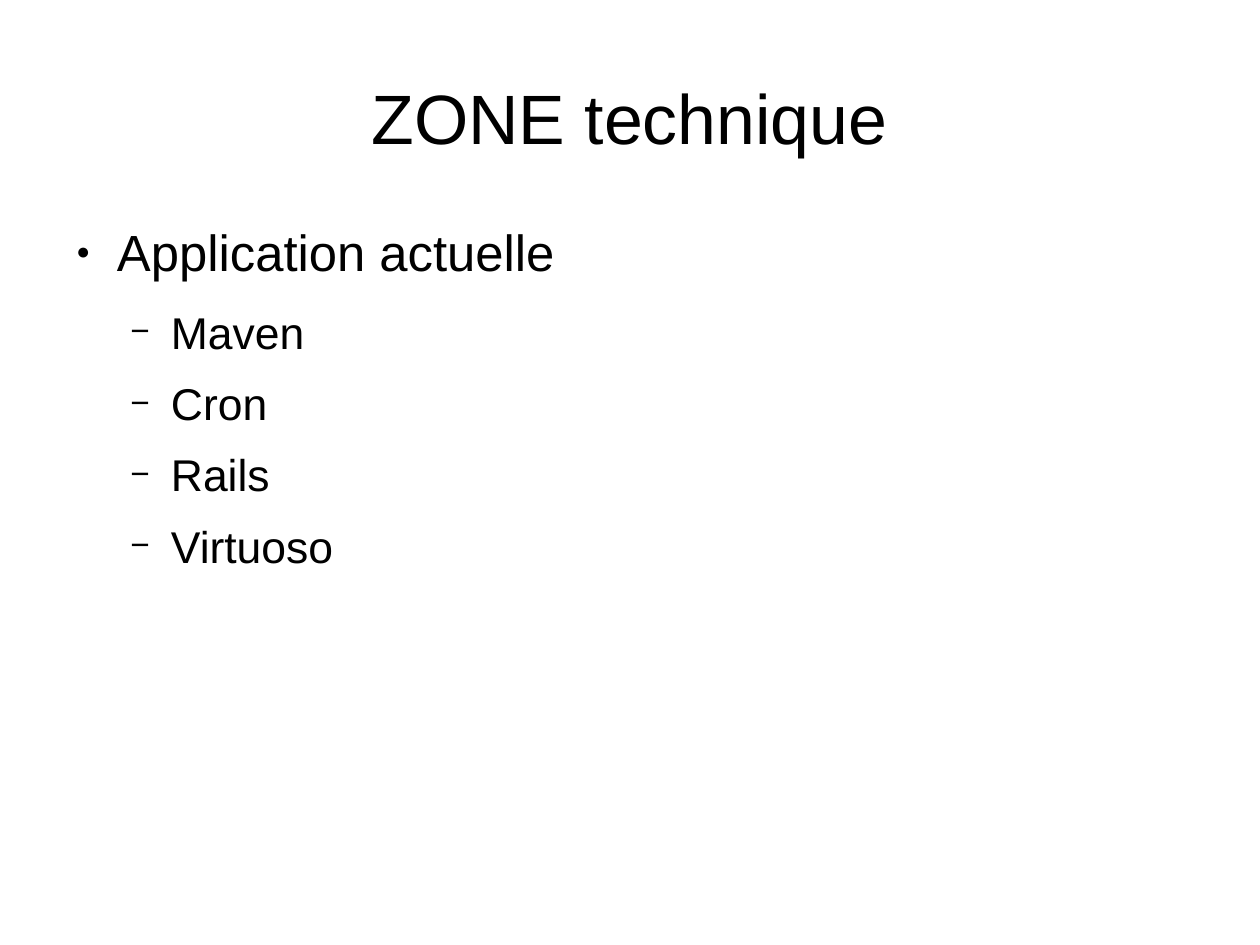
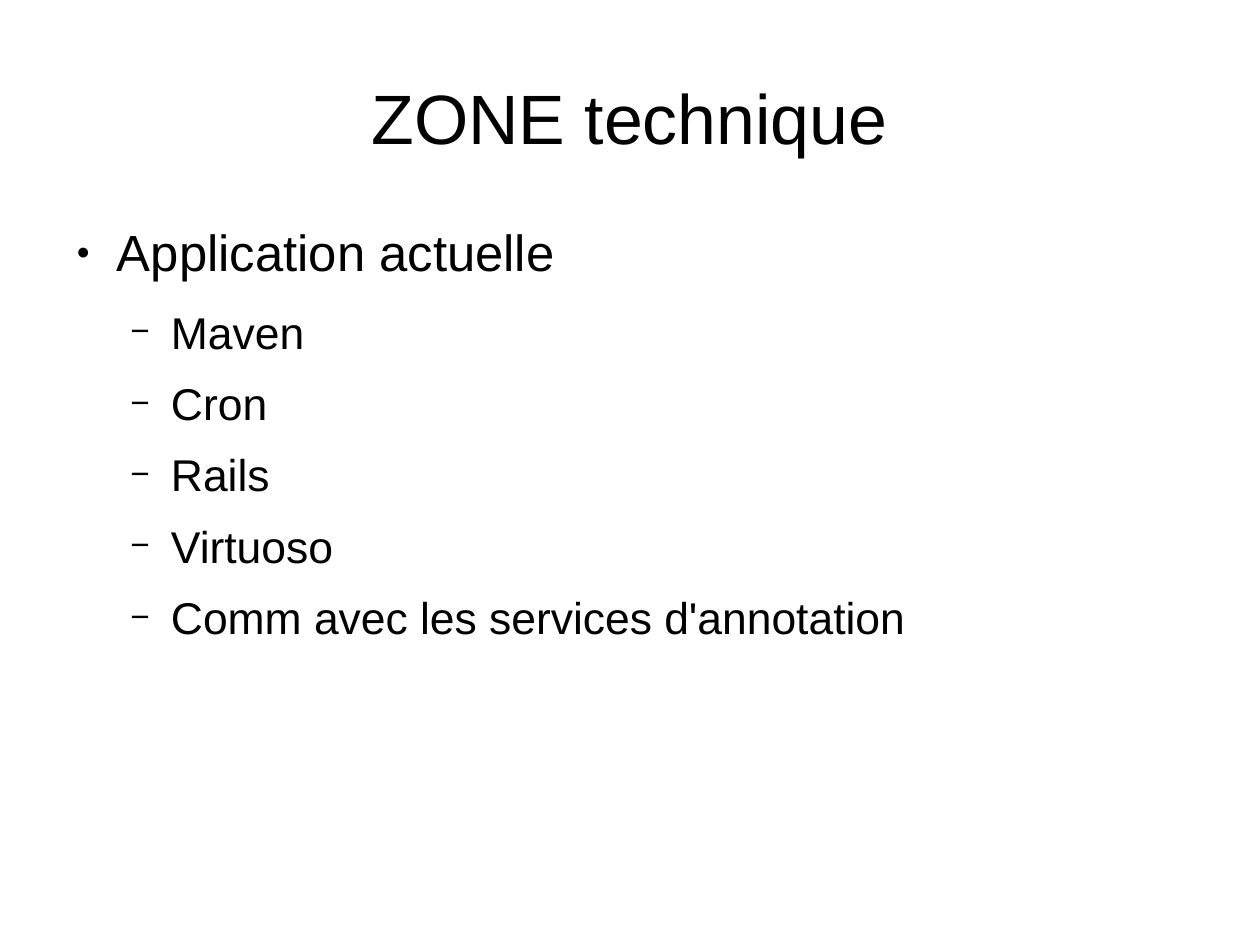
Before and after one commit to descl/ZONE, a slide deck: slide 21 of docs/presentationINRIA1.odp (slide 6 before the commit). Drawn at 1260x945 pixels with LibreOffice and Linux fonts; fonts in the diff are those of the drawing. Boxes give left, top, right and bottom in pixels: in the first picture for what was removed or moved away, otherwise in the second. Text is boxed around its words. In the diff, an @@ line names an element or a change of style, - is before the commit and + after.

```diff
--- a/docs/presentationINRIA1.odp
+++ b/docs/presentationINRIA1.odp
@@ text at [171, 601, 905, 635]: paragraph added @@
+  − Comm avec les services d'annotation
```
Also in this commit, not shown: 3 other slides changed, 16 slides added.
